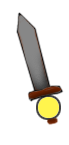
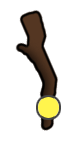
Two versions of the same layered image (69×145). Layer-by-layer changes:
hid "sword" over [16, 12, 64, 126]
added layer "stick" over [15, 10, 59, 131]
